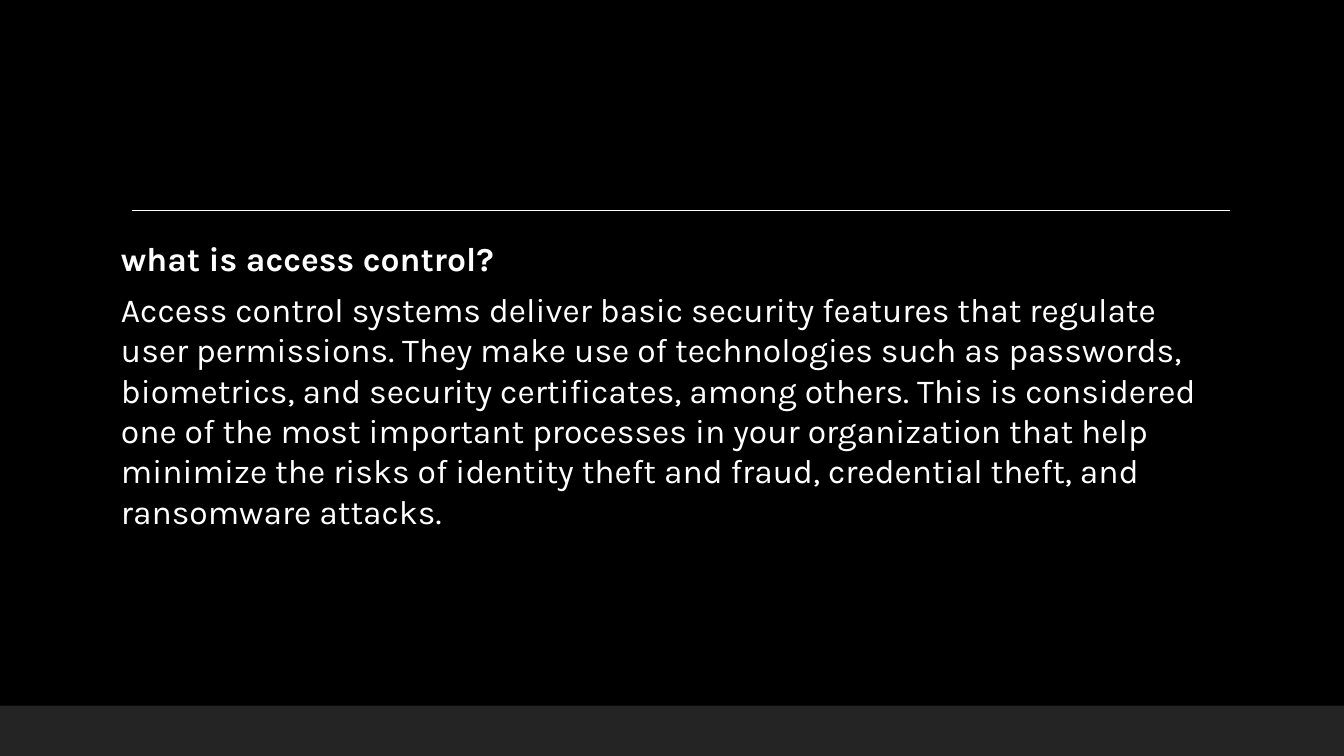
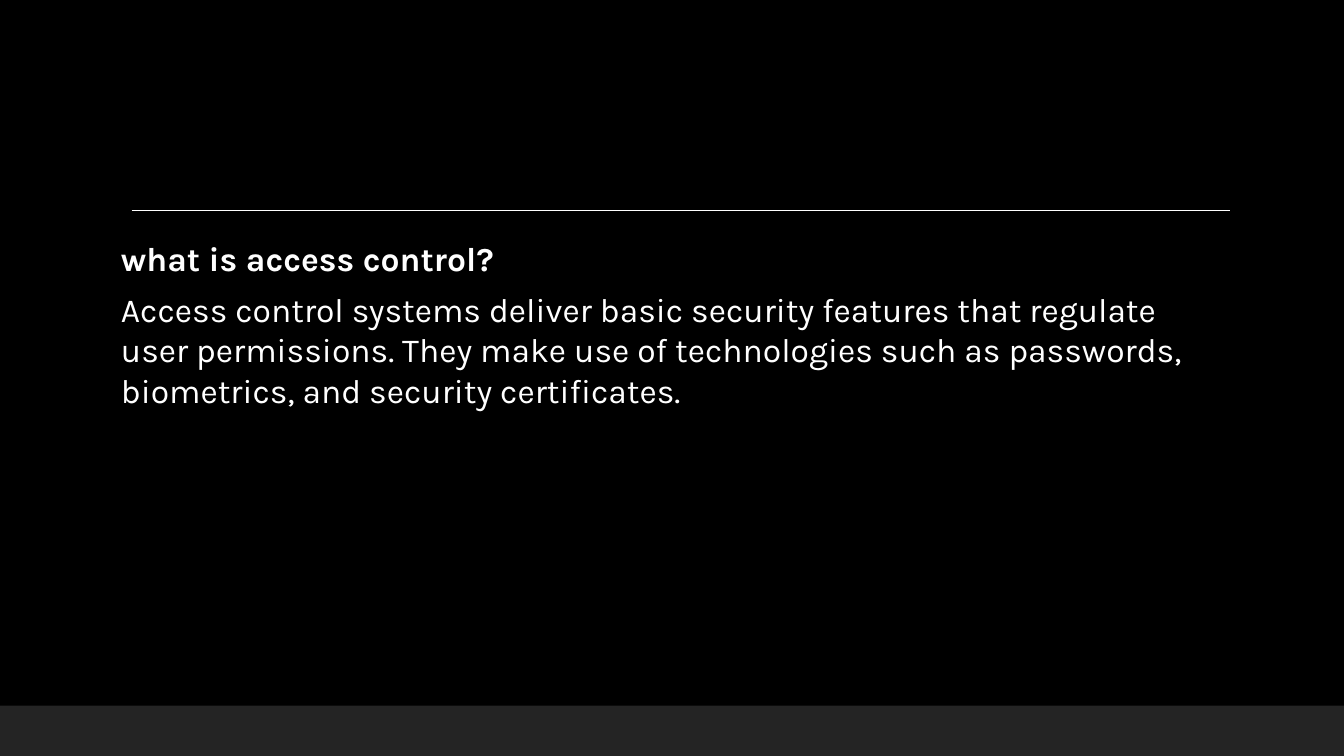
Before and after one commit to ronnie-1947/access-control-ppt, a slide deck: slide 2 of Access Control.pptx. Drawn at 1344x756 pixels with LibreOffice and Linux fonts; fonts in the diff are those of the drawing; background and template pictures are left out. Boxes give left, top, right and bottom in pixels: in the first picture for what was removed or moved away, otherwise in the second. Text is boxed around its words. In the diff, an @@ line names an element or a change of style, - is before the commit and + after.

```diff
--- a/Access Control.pptx
+++ b/Access Control.pptx
@@ text at (x1=121, y1=299, x2=1182, y2=412): text changed @@
-Access control systems deliver basic security features that regulate user permissions. They make use of technologies such as passwords, biometrics, and security certificates, among others. This is considered one of the most important processes in your organization that help minimize the risks of identity theft and fraud, credential theft, and ransomware attacks.
+Access control systems deliver basic security features that regulate user permissions. They make use of technologies such as passwords, biometrics, and security certificates.
```
Also in this commit, not shown: 8 other slides changed, 1 slide removed.
